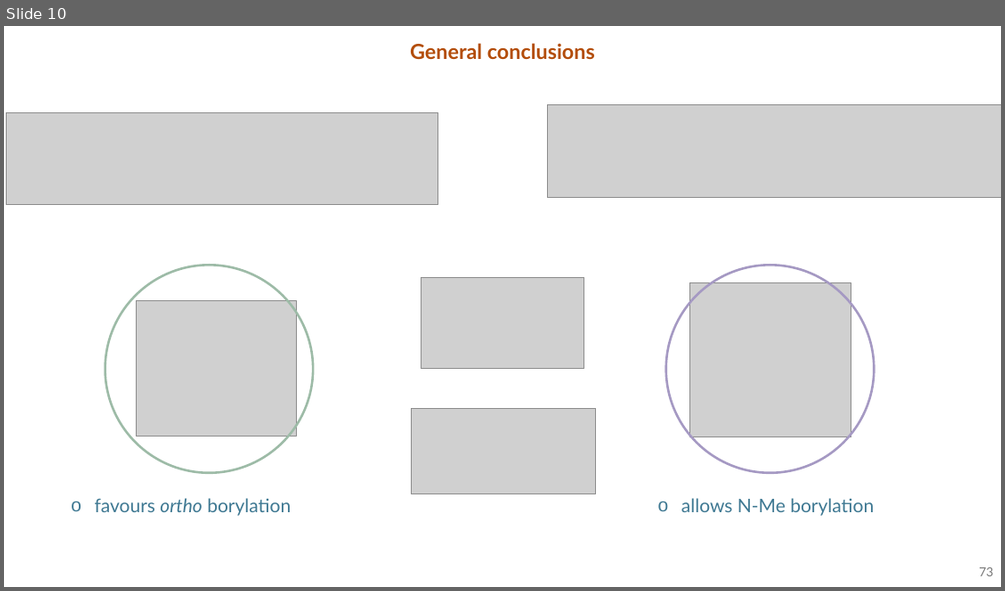
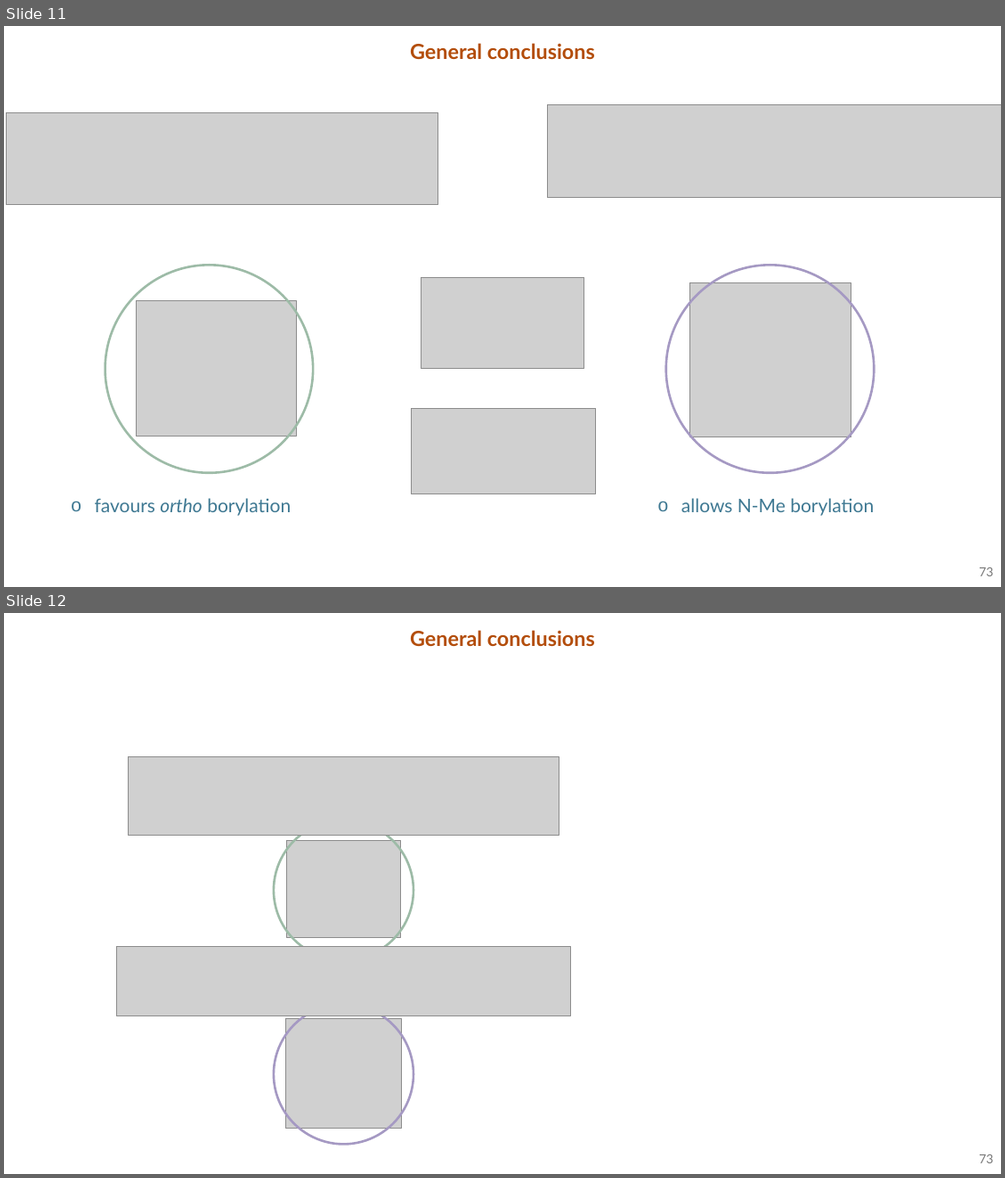
Before and after one commit to daniel-marcosatanes/daniel-marcosatanes.github.io, a slide deck: assets/img/ideas.pptx. Shown one above the other, each under a label of ours: slide 10 before the commit, slides 11 and 12 after it. The pictures are 1005x591 and 1005x1178 pixels, drawn with LibreOffice and Linux fonts; fonts in the diff are those of the drawing; grey boxes stand for pictures. Boxes give left, top, right and bottom in pixels: in the first picture for what was removed or moved away, otherwise in the second. Text is boxed around its words. In the diff, an @@ line names an element or a change of style, - is before the commit and + after.

```diff
--- a/assets/img/ideas.pptx
+++ b/assets/img/ideas.pptx
@@ slide 12 added at (x1=4, y1=613, x2=1001, y2=1174), background #FFFFFF @@
@@ title added at (x1=410, y1=630, x2=595, y2=647), 20 pt, text #B34D0B, bold @@
+General conclusions
@@ picture added at (x1=128, y1=756, x2=558, y2=835) @@
@@ ellipse added at (x1=274, y1=820, x2=413, y2=960), outline #9DBBA7 2.25 pt @@
@@ picture added at (x1=287, y1=840, x2=401, y2=937) @@
@@ picture added at (x1=117, y1=947, x2=571, y2=1016) @@
@@ ellipse added at (x1=274, y1=1004, x2=413, y2=1144), outline #A599C3 2.25 pt @@
@@ picture added at (x1=286, y1=1018, x2=401, y2=1128) @@
@@ text added at (x1=979, y1=1154, x2=993, y2=1163), 12 pt, text #797979 @@
+73
@@ what was slide 10 is now slide 11 @@
```
Also in this commit, not shown: 1 slide changed, 5 other slides added, 9 other files.
